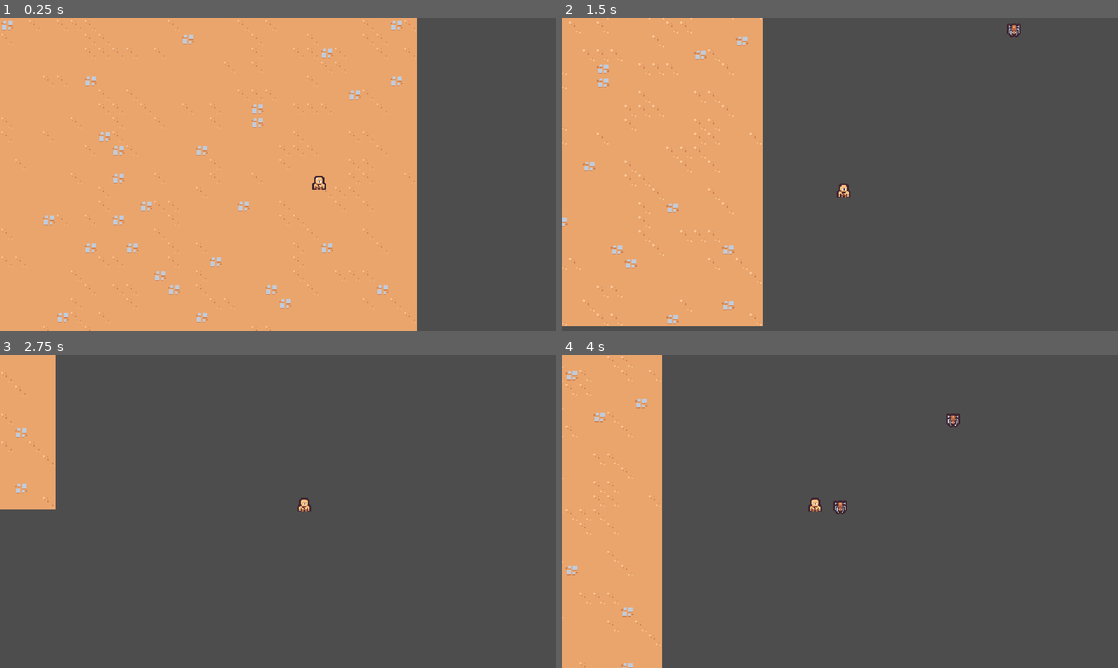
Above: before the commit, frames 1-4 (two rows, left to right).
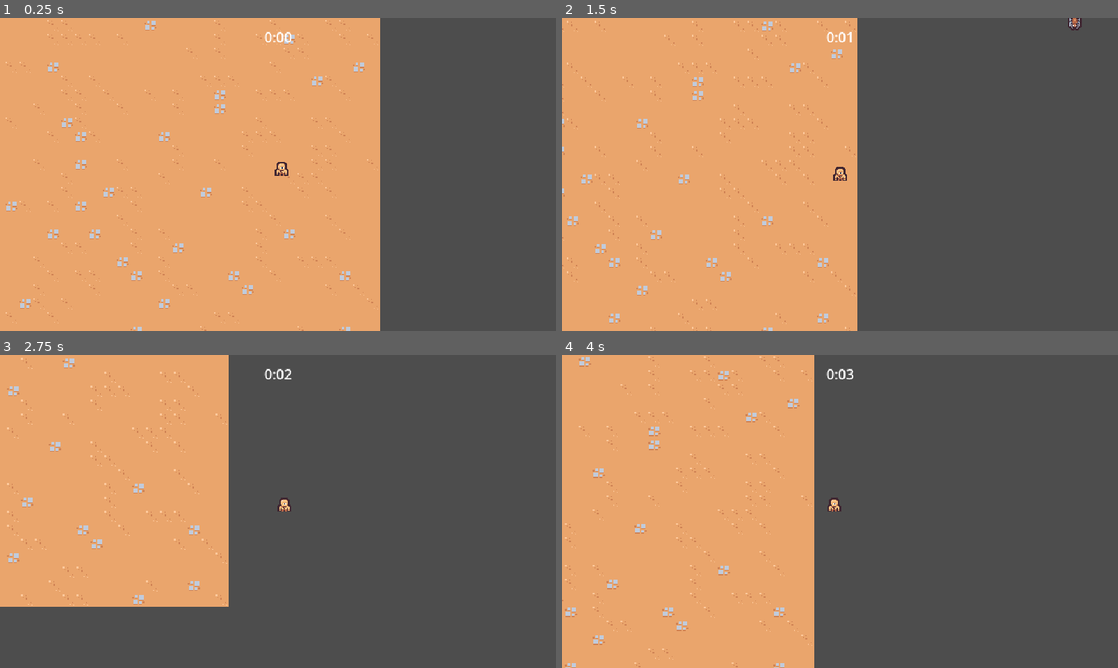
Above: after the commit, the same moments.

Repository: tiannahenrylewis/GodotCrashCourse
Game: Godot game, scene res://Scenes/Main/main.tscn
Same seed, same stepped clock (60 frames per second), same inputs: the game is played once before the commit and once after it.
Inputs:
- Up to frame 1 (0.25 s): no input
- Up to frame 2 (1.5 s): hold D (move_right) 0.53-1.28 s; hold S (move_down) from 1.28 s (still down)
- Up to frame 3 (2.75 s): release S (move_down) at 2.03 s; hold D (move_right) from 2.03 s (still down)
- Up to frame 4 (4 s): release D (move_right) at 2.78 s; hold W (move_up) 2.78-3.53 s; hold Left (move_left) from 3.53 s (still down)

The runs differ from the first frame. In frame 1, 9.9% of the frame differs, in the area x 0-75%, y 0-100%; in frame 2, 19%; in frame 3, 29%, in the area x 0-56%, y 0-81%; in frame 4, 29%.

Commit message:
S2: Timer UI

Diff:
--- a/Scenes/BasicEnemy/basic_enemy.gd
+++ b/Scenes/BasicEnemy/basic_enemy.gd
@@ -1,6 +1,6 @@
 extends CharacterBody2D
 
-const MAX_SPEED = 125
+const MAX_SPEED = 50
 
 # Called when the node enters the scene tree for the first time.
 func _ready():
--- a/Scenes/BasicEnemy/basic_enemy.tscn
+++ b/Scenes/BasicEnemy/basic_enemy.tscn
@@ -10,7 +10,9 @@
 radius = 7.0
 
 [node name="BasicEnemy" type="CharacterBody2D" groups=["Enemy"]]
-collision_layer = 0
+collision_layer = 8
+collision_mask = 9
+motion_mode = 1
 script = ExtResource("1_k2vko")
 
 [node name="Area2D" type="Area2D" parent="."]
--- a/Scenes/Camera/camera.gd
+++ b/Scenes/Camera/camera.gd
@@ -10,7 +10,7 @@
 # Called every frame. 'delta' is the elapsed time since the previous frame.
 func _process(delta):
 	acquire_target()
-	global_position = global_position.lerp(target_position, 1.0 - exp(-delta * 10))
+	global_position = global_position.lerp(target_position, 1.0 - exp(-delta * 20))
 
 
 func acquire_target():
--- a/Scenes/Main/main.tscn
+++ b/Scenes/Main/main.tscn
@@ -1,15 +1,22 @@
-[gd_scene load_steps=5 format=3 uid="uid://cg3ncd0v4lpau"]
+[gd_scene load_steps=7 format=3 uid="uid://cg3ncd0v4lpau"]
 
 [ext_resource type="TileSet" uid="uid://cw7g38h7bjci8" path="res://Resources/tileset.tres" id="1_7djtr"]
 [ext_resource type="PackedScene" uid="uid://ctjnjcm0jgc05" path="res://Scenes/Player/player.tscn" id="1_l5qke"]
+[ext_resource type="PackedScene" uid="uid://dxohwi2uupdro" path="res://Scenes/Manager/arena_time_manager.tscn" id="1_rkfyl"]
 [ext_resource type="PackedScene" uid="uid://do47y47gpgg7b" path="res://Scenes/Camera/camera.tscn" id="1_y5yak"]
+[ext_resource type="PackedScene" uid="uid://dxttsdo1u71cc" path="res://Scenes/UI/arena_time_ui.tscn" id="2_0m5sf"]
 [ext_resource type="PackedScene" uid="uid://cysv3pg41j7kq" path="res://Scenes/Manager/enemy_manager.tscn" id="2_tekes"]
 
 [node name="Main" type="Node2D"]
 
-[node name="Camera" parent="." instance=ExtResource("1_y5yak")]
+[node name="ArenaTimeManager" parent="." instance=ExtResource("1_rkfyl")]
+
+[node name="ArenaTimeUI" parent="." node_paths=PackedStringArray("area_time_manager") instance=ExtResource("2_0m5sf")]
+area_time_manager = NodePath("../ArenaTimeManager")
 
 [node name="EnemyManager" parent="." instance=ExtResource("2_tekes")]
+
+[node name="Camera" parent="." instance=ExtResource("1_y5yak")]
 
 [node name="TileMap" type="TileMap" parent="."]
 tile_set = ExtResource("1_7djtr")
--- /dev/null
+++ b/Scenes/Manager/arena_time_manager.gd
@@ -0,0 +1,7 @@
+extends Node
+
+@onready var timer = $Timer
+
+
+func get_time_elapsed():
+	return timer.wait_time - timer.time_left
--- /dev/null
+++ b/Scenes/Manager/arena_time_manager.tscn
@@ -0,0 +1,11 @@
+[gd_scene load_steps=2 format=3 uid="uid://dxohwi2uupdro"]
+
+[ext_resource type="Script" path="res://Scenes/Manager/arena_time_manager.gd" id="1_2rbuu"]
+
+[node name="ArenaTimeManager" type="Node"]
+script = ExtResource("1_2rbuu")
+
+[node name="Timer" type="Timer" parent="."]
+wait_time = 60.0
+one_shot = true
+autostart = true
--- a/Scenes/Player/player.gd
+++ b/Scenes/Player/player.gd
@@ -1,6 +1,7 @@
 extends CharacterBody2D
 
-const MAX_SPEED = 275
+const MAX_SPEED = 125
+const ACCELERATION_SMOOTHING = 25
 
 # Called when the node enters the scene tree for the first time.
 func _ready():
@@ -11,7 +12,8 @@
 func _process(delta):
 	var movement_vector = get_movement_vector()
 	var direction = movement_vector.normalized()
-	velocity = direction * MAX_SPEED
+	var target_velocity = direction * MAX_SPEED
+	velocity = velocity.lerp(target_velocity, 1 - exp(-delta * ACCELERATION_SMOOTHING))
 	move_and_slide()
 
 
--- a/Scenes/Player/player.tscn
+++ b/Scenes/Player/player.tscn
@@ -9,6 +9,7 @@
 
 [node name="Player" type="CharacterBody2D" groups=["Player"]]
 collision_layer = 0
+motion_mode = 1
 script = ExtResource("1_1qqnu")
 
 [node name="AbilityManager" type="Node" parent="."]
--- /dev/null
+++ b/Scenes/UI/arena_time_ui.gd
@@ -0,0 +1,17 @@
+extends CanvasLayer
+
+
+@export var area_time_manager: Node
+@onready var label = %Label
+
+func _process(delta):
+	if area_time_manager == null:
+		return
+	var time_elapsed = area_time_manager.get_time_elapsed()
+	label.text = format_seconds_to_string(time_elapsed)
+
+
+func format_seconds_to_string(seconds: float):
+	var minutes = floor(seconds/60)
+	var remaining_seconds = seconds - (minutes * 60)
+	return str(minutes) + ":" + ("%02d" % floor(remaining_seconds))
--- /dev/null
+++ b/Scenes/UI/arena_time_ui.tscn
@@ -0,0 +1,23 @@
+[gd_scene load_steps=2 format=3 uid="uid://dxttsdo1u71cc"]
+
+[ext_resource type="Script" path="res://Scenes/UI/arena_time_ui.gd" id="1_mrvqm"]
+
+[node name="ArenaTimeUI" type="CanvasLayer" node_paths=PackedStringArray("area_time_manager")]
+script = ExtResource("1_mrvqm")
+area_time_manager = NodePath("MarginContainer/Label")
+
+[node name="MarginContainer" type="MarginContainer" parent="."]
+anchors_preset = 15
+anchor_right = 1.0
+anchor_bottom = 1.0
+grow_horizontal = 2
+grow_vertical = 2
+mouse_filter = 2
+theme_override_constants/margin_top = 10
+
+[node name="Label" type="Label" parent="MarginContainer"]
+unique_name_in_owner = true
+layout_mode = 2
+size_flags_horizontal = 4
+size_flags_vertical = 0
+text = "Test"
--- a/project.godot
+++ b/project.godot
@@ -59,8 +59,8 @@
 2d_physics/layer_1="Terrain"
 2d_physics/layer_2="Player"
 2d_physics/layer_3="Enemy"
+2d_physics/layer_4="EnemyCollision"
 
 [rendering]
 
-2d/snap/snap_2d_transforms_to_pixel=true
 textures/canvas_textures/default_texture_filter=0
